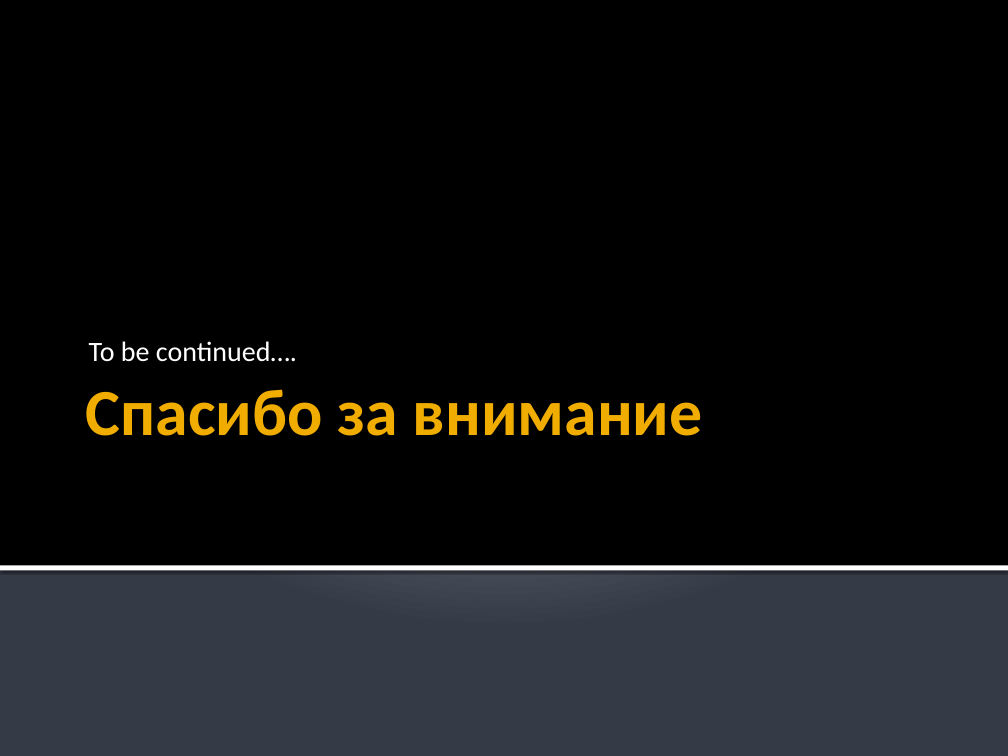
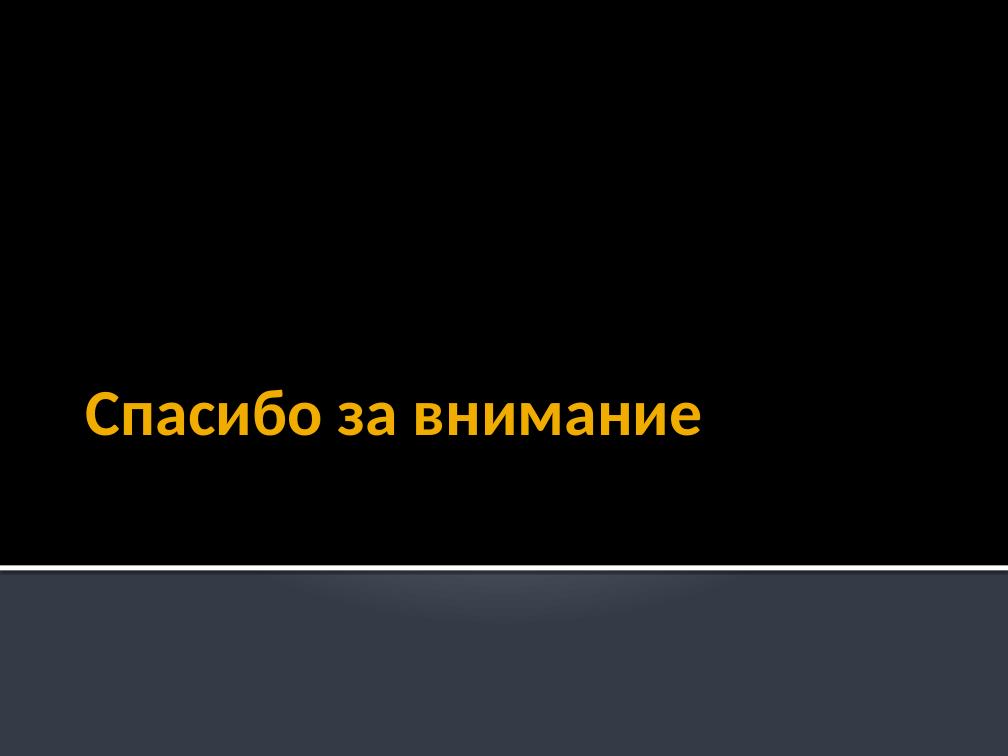
Before and after one commit to sunny-hell/diplom, a slide deck: slide 15 of к смотру.pptx (slide 14 before the commit). Drawn at 1008x756 pixels with LibreOffice and Linux fonts; fonts in the diff are those of the drawing. Boxes give left, top, right and bottom in pixels: in the first picture for what was removed or moved away, otherwise in the second. Text is boxed around its words. In the diff, an @@ line names an element or a change of style, - is before the commit and + after.

```diff
--- a/к смотру.pptx
+++ b/к смотру.pptx
@@ subtitle removed at bbox=[89, 341, 297, 362] @@
-To be continued….
```
Also in this commit, not shown: 3 other slides changed, 1 slide added.
